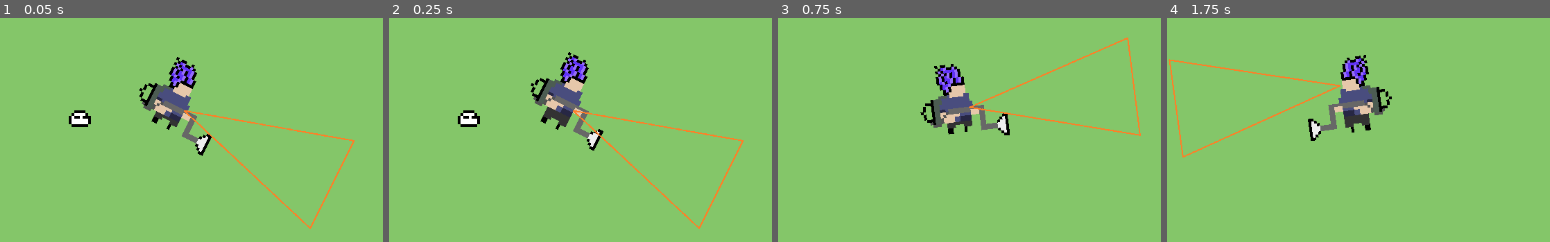
Above: before the commit, frames 1-4 (left to right).
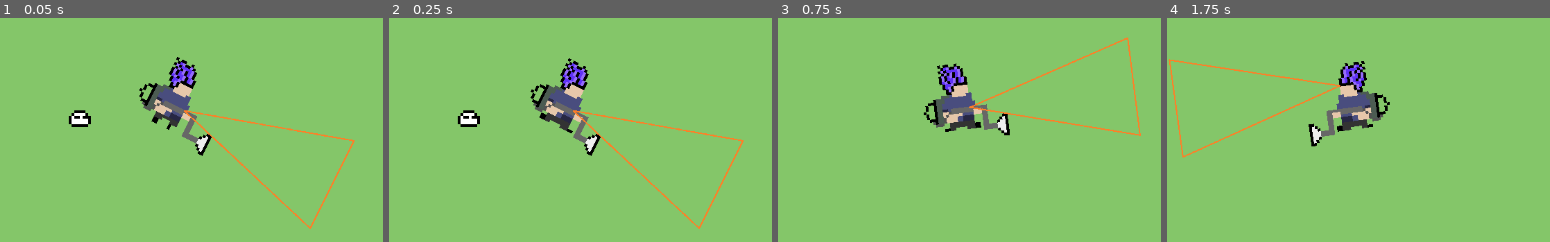
Above: after the commit, the same moments.

Repository: VMormoris/tinycreatures
Game: Godot game, scene res://Scenes/MainScene.tscn
Two runs of this game, one before a commit and one after it. Both use one fixed random seed, a clock stepped at 60 frames per second and the inputs below.
Inputs (mouse positions are % of the whole screen's width and height, from its top left):
- Up to frame 1 (0.05 s): no input
- Up to frame 2 (0.25 s): no input
- Up to frame 3 (0.75 s): move the mouse to (71, 45) at 0.52 s; press the mouse at (71, 45) at 0.53 s; hold D (Right) from 0.53 s (still down)
- Up to frame 4 (1.75 s): move the mouse to (27, 55) at 1.27 s; release D (Right) at 1.28 s; release the mouse at (27, 55) at 1.28 s; hold S (Down) from 1.28 s (still down); click (27, 55) at 1.35 s
The pictures show only the part of the screen within x 24-74%, y 33-82%; the shares and areas given below are measured in that part.

Frame 1 is identical in both runs. In frame 2, 2.8% of the frame differs, in the area x 36-57%, y 15-62%; in frame 3, 1.8%; in frame 4, 2.8%, in the area x 36-59%, y 16-58%.

Commit message:
Player animation

Diff:
--- a/Nodes/Player.tscn
+++ b/Nodes/Player.tscn
@@ -28,6 +28,22 @@
 atlas = ExtResource("2_0aayb")
 region = Rect2(160, 0, 32, 32)
 
+[sub_resource type="AtlasTexture" id="AtlasTexture_5p8ui"]
+atlas = ExtResource("2_0aayb")
+region = Rect2(0, 32, 32, 32)
+
+[sub_resource type="AtlasTexture" id="AtlasTexture_4vwyq"]
+atlas = ExtResource("2_0aayb")
+region = Rect2(64, 32, 32, 32)
+
+[sub_resource type="AtlasTexture" id="AtlasTexture_lcih8"]
+atlas = ExtResource("2_0aayb")
+region = Rect2(128, 32, 32, 32)
+
+[sub_resource type="AtlasTexture" id="AtlasTexture_f7ss5"]
+atlas = ExtResource("2_0aayb")
+region = Rect2(192, 32, 32, 32)
+
 [sub_resource type="SpriteFrames" id="SpriteFrames_rrr48"]
 animations = [{
 "frames": [{
@@ -52,6 +68,23 @@
 "loop": true,
 "name": &"Idle",
 "speed": 8.0
+}, {
+"frames": [{
+"duration": 1.0,
+"texture": SubResource("AtlasTexture_5p8ui")
+}, {
+"duration": 1.0,
+"texture": SubResource("AtlasTexture_4vwyq")
+}, {
+"duration": 1.0,
+"texture": SubResource("AtlasTexture_lcih8")
+}, {
+"duration": 1.0,
+"texture": SubResource("AtlasTexture_f7ss5")
+}],
+"loop": true,
+"name": &"Running",
+"speed": 4.0
 }]
 
 [node name="Player" type="CharacterBody2D"]
@@ -59,9 +92,9 @@
 
 [node name="AnimatedSprite2D" type="AnimatedSprite2D" parent="."]
 sprite_frames = SubResource("SpriteFrames_rrr48")
-animation = &"Idle"
-autoplay = "Idle"
-frame_progress = 0.167059
+animation = &"Running"
+autoplay = "Running"
+frame_progress = 0.718382
 
 [node name="Sprite2D" type="Sprite2D" parent="."]
 position = Vector2(28, 3)
Binary file changed: Assets/Sprites/Senku.png
Not shown: 1 places in Nodes/Player.tscn that only renumber resources
Not shown, changed: Assets/Sprites/Senku.png~
